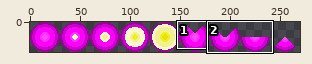
A sprite sheet gets an edit: images/Bubble.png. Above, an overview of the earlier version with the close-up marked.
Close-up. The starting point:
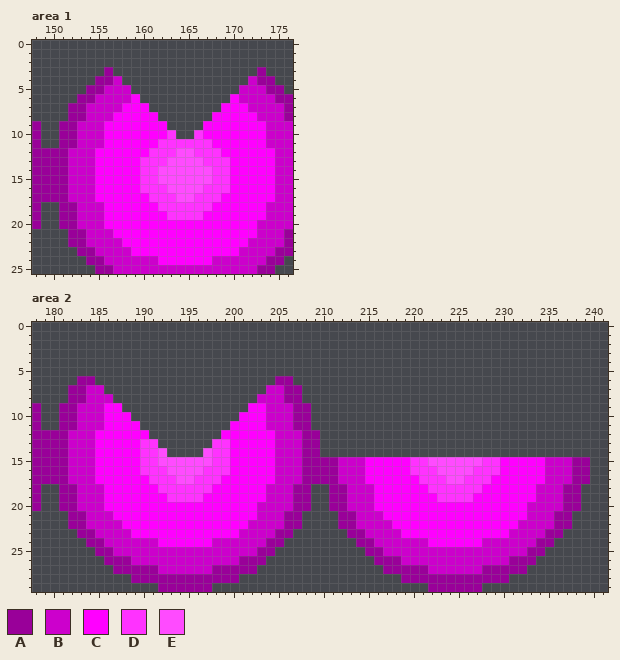
The file is 270x30 pixels. Shown: area 1: x 148..176, y 0..25; area 2: x 178..241, y 0..29. The commit also changed other parts of the picture, which this record leaves out.
Palette (. is transparent): A #990099  B #cc00cc  C #ff00ff  D #ff32ff  E #ff4bff
Pixels before, area 1, first column x 148:
 3 ........A................A...
 4 .......AAB..............BAA..
 5 ......AABBB............BBBAA.
 6 .....AABBBBC..........CBBBBAA
 7 ....AABBBBCCC........CCCBBBBA
 8 ....AABBBCCCCC......CCCCCBBBA
 9 A..AABBBCCCCCCC....CCCCCCCBBB
10 A..AABBBCCCCCCCD..DCCCCCCCBBB
11 A..AABBBCCCCCCDDDDDDCCCCCCBBB
12 AAAABBBCCCCCCDDDEEDDDCCCCCCBB
13 AAAABBBCCCCCDDDEEEEDDDCCCCCBB
14 AAAABBBCCCCCDDEEEEEEDDCCCCCBB
15 AAAABBBCCCCCDDEEEEEEDDCCCCCBB
16 AAAABBBCCCCCDDDEEEEDDDCCCCCBB
17 AAAABBBCCCCCCDDDEEDDDCCCCCCBB
18 A..AABBBCCCCCCDDDDDDCCCCCCBBB
19 A..AABBBCCCCCCCDDDDCCCCCCCBBB
20 A..AABBBCCCCCCCCCCCCCCCCCBBBB
21 ....AABBBCCCCCCCCCCCCCCCCBBBA
22 ....AABBBBCCCCCCCCCCCCCCBBBBA
23 .....AABBBBCCCCCCCCCCCCBBBBAA
24 ......AABBBBBBCCCCCCBBBBBBAA.
25 .......AABBBBBBBBBBBBBBBBAA..
Pixels before, area 2, first column x 178:
 6 .....AA....................AA.................................
 7 ....AABB..................BBAA................................
 8 ....AABBB................BBBAA................................
 9 A..AABBBCC..............CCBBBAA...............................
10 A..AABBBCCC............CCCBBBAA...............................
11 A..AABBBCCCC..........CCCCBBBAA...............................
12 AAAABBBCCCCCC........CCCCCCBBBAA..............................
13 AAAABBBCCCCCDD......DDCCCCCBBBAA..............................
14 AAAABBBCCCCCDDE....EDDCCCCCBBBAA..............................
15 AAAABBBCCCCCDDEEEEEEDDCCCCCBBBAAAABBBCCCCCDDEEEEEEDDCCCCCBBBAA
16 AAAABBBCCCCCDDDEEEEDDDCCCCCBBBAAAABBBCCCCCDDDEEEEDDDCCCCCBBBAA
17 AAAABBBCCCCCCDDDEEDDDCCCCCCBBBAAAABBBCCCCCCDDDEEDDDCCCCCCBBBAA
18 A..AABBBCCCCCCDDDDDDCCCCCCBBBAA..AABBBCCCCCCDDDDDDCCCCCCBBBAA.
19 A..AABBBCCCCCCCDDDDCCCCCCCBBBAA..AABBBCCCCCCCDDDDCCCCCCCBBBAA.
20 A..AABBBCCCCCCCCCCCCCCCCCBBBBAA..AABBBCCCCCCCCCCCCCCCCCBBBBAA.
21 ....AABBBCCCCCCCCCCCCCCCCBBBAA....AABBBCCCCCCCCCCCCCCCCBBBAA..
22 ....AABBBBCCCCCCCCCCCCCCBBBBAA....AABBBBCCCCCCCCCCCCCCBBBBAA..
23 .....AABBBBCCCCCCCCCCCCBBBBAA......AABBBBCCCCCCCCCCCCBBBBAA...
24 ......AABBBBBBCCCCCCBBBBBBAA........AABBBBBBCCCCCCBBBBBBAA....
25 .......AABBBBBBBBBBBBBBBBAA..........AABBBBBBBBBBBBBBBBAA.....
26 ........AAABBBBBBBBBBBBAAA............AAABBBBBBBBBBBBAAA......
27 .........AAAAABBBBBBAAAAA..............AAAAABBBBBBAAAAA.......
28 ...........AAAAAAAAAAAA..................AAAAAAAAAAAA.........
29 ..............AAAAAA........................AAAAAA............
The same view after the edit:
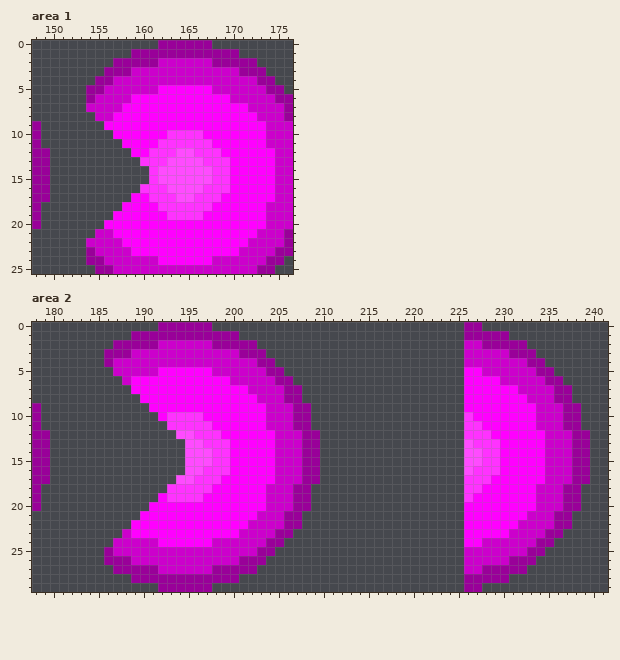
From old to new:
Changed rows in their new state; - is an unchanged pixel.
Area 1:
first column x 150:
 0 ------------AAAAAA------
 1 ---------AAAAAAAAAAAA---
 2 -------AAAAABBBBBBAAAAA-
 3 -------AABBBBBBBBBBBBAA-
 4 --------BBBBBBBBBBBBBB--
 5 ---------BBBCCCCCCBBB---
 6 ---.------CCCCCCCCCCB---
 7 --..-------CCCCCCCC-----
 8 --...-------CCCCCC------
 9 -.....-------CCCC-------
10 -......-------DD--------
11 -.......----------------
12 .........---------------
13 ..........--------------
14 ...........-------------
15 ...........-------------
16 ..........--------------
17 .........---------------
18 -.......----------------
19 -......-----------------
20 -.....-----------------C
21 --...-------------------
22 --..--------------------
23 ---.--------------------
Area 2:
first column x 180:
 0 ------------AAAAAA----------------------------AA------------
 1 ---------AAAAAAAAAAAA-------------------------AAAAA---------
 2 -------AAAAABBBBBBAAAAA-----------------------BBAAAAA-------
 3 ------AAABBBBBBBBBBBBAAA----------------------BBBBBAAA------
 4 ------ABBBBBBBBBBBBBBBBAA---------------------BBBBBBBAA-----
 5 -------BBBBBCCCCCCBBBBBBAA--------------------CCBBBBBBAA----
 6 ---..---BCCCCCCCCCCCBBBBB---------------------CCCCBBBBBAA---
 7 --....---CCCCCCCCCCCCCBB----------------------CCCCCCBBBBAA--
 8 --.....---CCCCCCCCCCCCC-----------------------CCCCCCCBBBAA--
 9 -.......---CCCCCCCCCCC------------------------CCCCCCCCBBBAA-
10 -........---CDDDDCCCC-------------------------DCCCCCCCBBBAA-
11 -.........---DDDDDCC--------------------------DDCCCCCCBBBAA-
12 ...........---EEDDD---------------------------DDDCCCCCCBBBAA
13 ............---EED----------------------------EDDDCCCCCBBBAA
14 .............--EE-----------------------------EEDDCCCCCBBBAA
15 ...............---------------................--------------
16 ...............---------------................--------------
17 ..............----------------................--------------
18 -............------------------...............--------------
19 -...........-------------------...............--------------
20 -..........------------C-------...............-------C------
21 --........----------------------..............--------------
22 --.......-----------------------..............--------------
23 ---.....-------------------------.............--------------
24 ----...---------------------------............--------------
25 -----.-----------------------------...........--------------
26 ------------------------------------..........--------------
27 -------------------------------------.........--------------
28 ---------------------------------------.......--------------
29 ------------------------------------------....--------------
Where, in picture pixels (left, top, right, bottom), the same in both close-ups:
changed: (50, 40, 257, 256)
changed: (257, 220, 266, 229)
changed: (50, 322, 284, 556)
changed: (320, 322, 590, 592)
